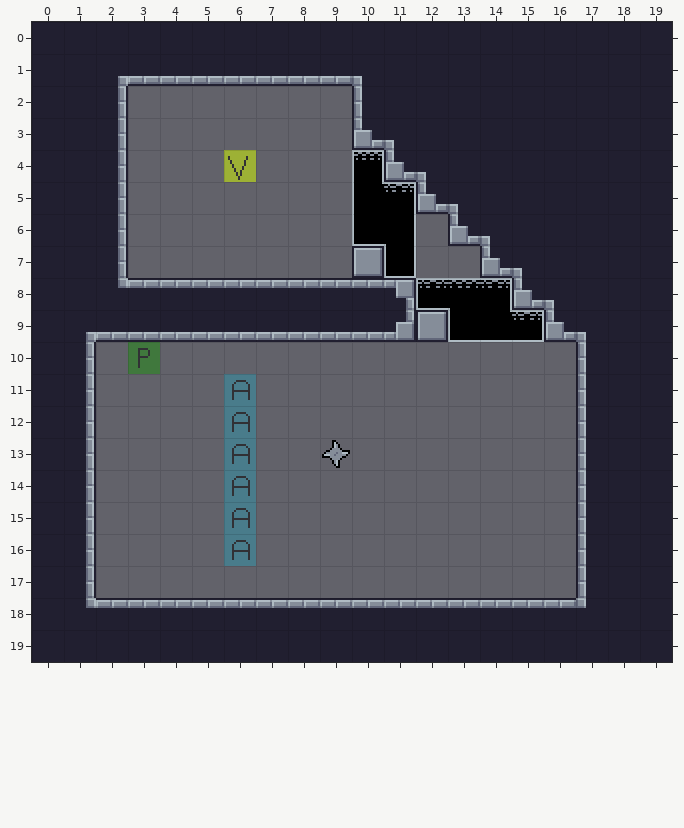
Two states of a Tiled map, assets/tiled/levels/stairway-to-cake.tmx. This is how it looked before the edit.
Cells are 16x16 px. Shown: x 0..19, y 0..19.
New version:
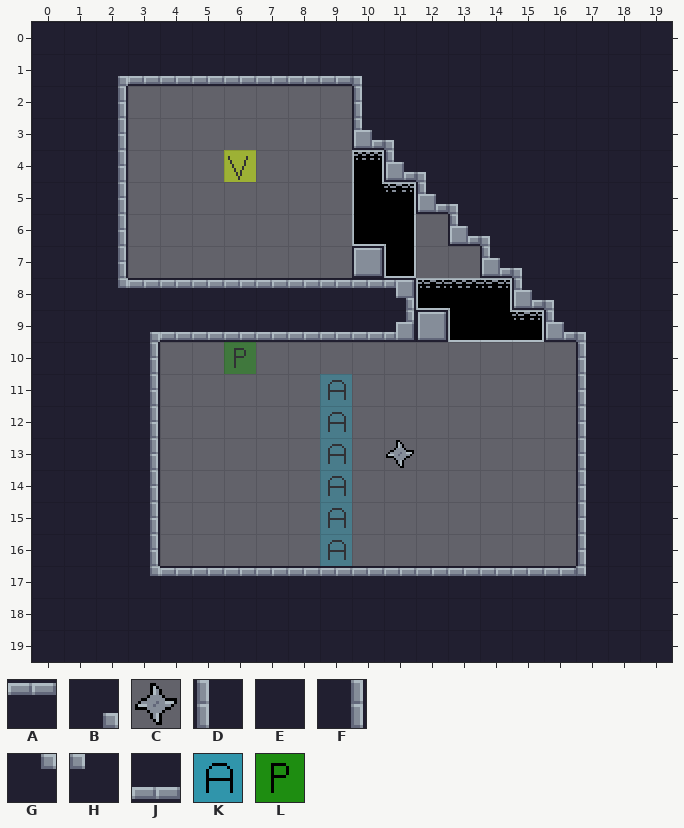
Key: from "default": A 1 "solid", B 3 "solid", C 7 "spike", D 16 "solid", E 17 "solid", F 18 "solid", G 19 "solid", H 20 "solid", J 33 "solid", K 254, L 255.
_ is an empty cell.
Objects are placed by their top-left corner, in cells (3,4 is the top-left corner of cell 3,4); size is 1x1 cell unless given.
The exact change:
Layer "Tile Layer 1":
The edit adds tile A in row 17 at x 4 to 16.
Tile J gives way to tile B in row 9 at x 3.
The edit adds tile C in row 13 at x 11.
Tile A gives way to tile E in row 18 at x 2 to 16.
Tile B gives way to tile E in row 9 at x 1.
Tile F gives way to tile E in rows 10 to 17 at x 1.
Tile G gives way to tile E in row 18 at x 1.
Tile H gives way to tile E in row 18 at x 17.
Tile J gives way to tile E in row 9 at x 2.
The edit adds tile E in rows 10 to 17 at x 2.
The edit adds tile F in rows 10 to 16 at x 3.
The edit adds tile G in row 17 at x 3.
Tile D gives way to tile H in row 17 at x 17.
Tile C is removed in row 13 at x 9.
Layer "Object Layer 1":
Object L "Controllable" at 3,10 becomes L "Controllable" at 6,10.
Object K "Attachable" at 6,11 becomes K "Attachable" at 9,11.
Object K "Attachable" at 6,12 becomes K "Attachable" at 9,12.
Object K "Attachable" at 6,13 becomes K "Attachable" at 9,13.
Object K "Attachable" at 6,14 becomes K "Attachable" at 9,14.
Object K "Attachable" at 6,15 becomes K "Attachable" at 9,15.
Object K "Attachable" at 6,16 becomes K "Attachable" at 9,16.
Where, in picture pixels (left, top, right, bottom), the same in both pictures:
changed: (86, 332, 586, 608)
